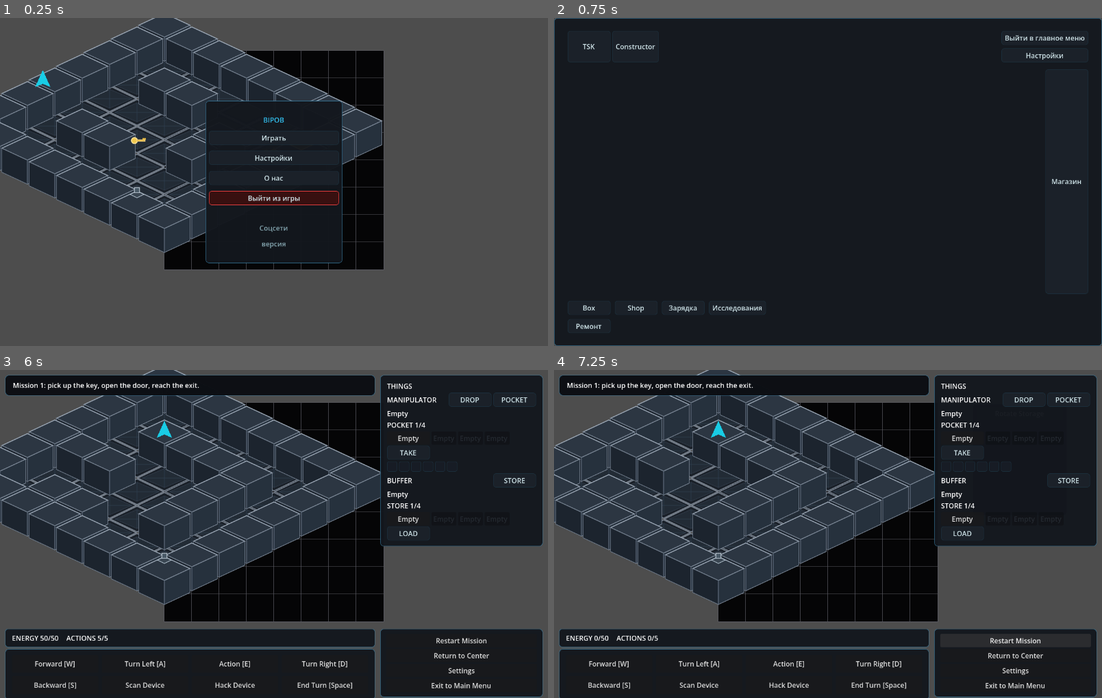
Above: before the commit, frames 1-4 (two rows, left to right).
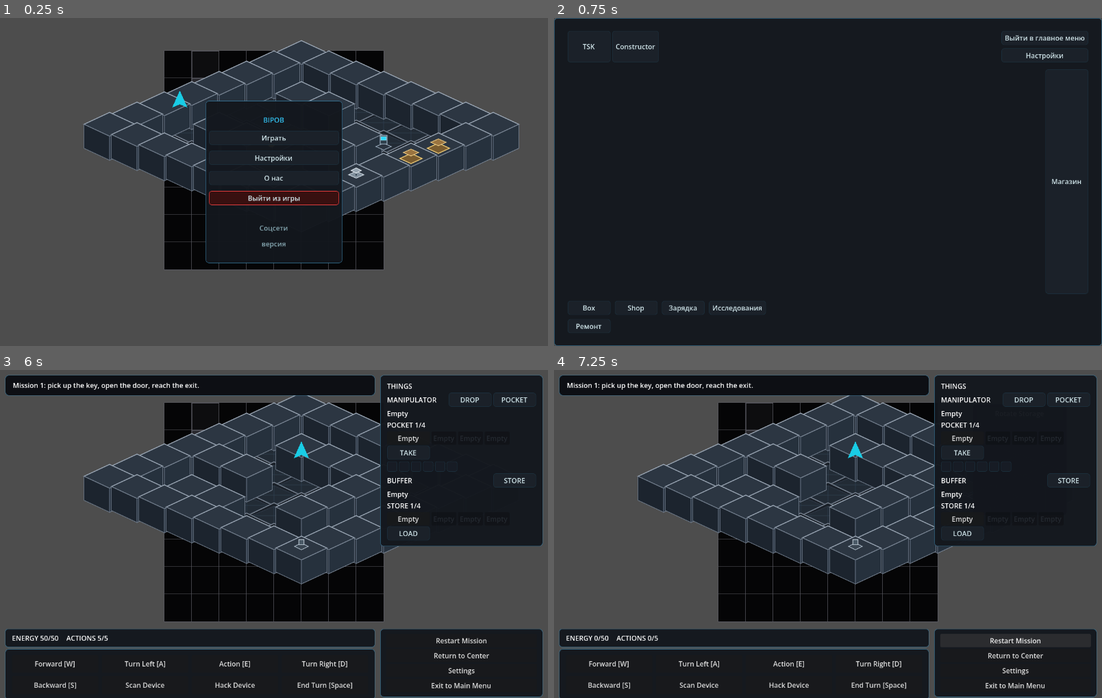
Above: after the commit, the same moments.

Repository: JUSTConnect/bibop
Game: Godot game, scene res://scenes/main.tscn
The game is run twice, just before and just after one commit, with the same random seed, the same clock (stepped at 60 frames per second) and the same inputs.
Inputs:
- Up to frame 1 (0.25 s): no input
- Up to frame 2 (0.75 s): click "Играть" at 0.5 s
- Up to frame 3 (6 s): click "TSK" at 1.25 s; click "Career" at 2 s; click "Daily" at 2.75 s; click "Defense" at 3.5 s; click "Support" at 4.25 s; click "Dev" at 5 s; click "Start TASK TEST" at 5.75 s
- Up to frame 4 (7.25 s): click "Restart Mission" at 6.5 s

The runs differ from the first frame. In frame 1, 26% of the frame differs, in the area x 0-95%, y 0-72%; in frame 2, nothing differs; in frame 3, 22%; in frame 4, 22%.

Commit message:
BIP-Visual-016: tune isometric projection for better cell readability

Diff:
--- a/scenes/field/Field.tscn
+++ b/scenes/field/Field.tscn
@@ -11,6 +11,10 @@
 iso_visual_preview_includes_fog = false
 iso_visual_preview_drives_bipob_visual_position = true
 iso_placeholder_asset_preset_requires_preview = true
+iso_tile_width = 128.0
+iso_tile_height = 48.0
+iso_wall_height = 40.0
+iso_origin = Vector2(320, 64)
 
 [node name="FloorLayer" type="Node2D" parent="RoomVisualRenderer"]
 
